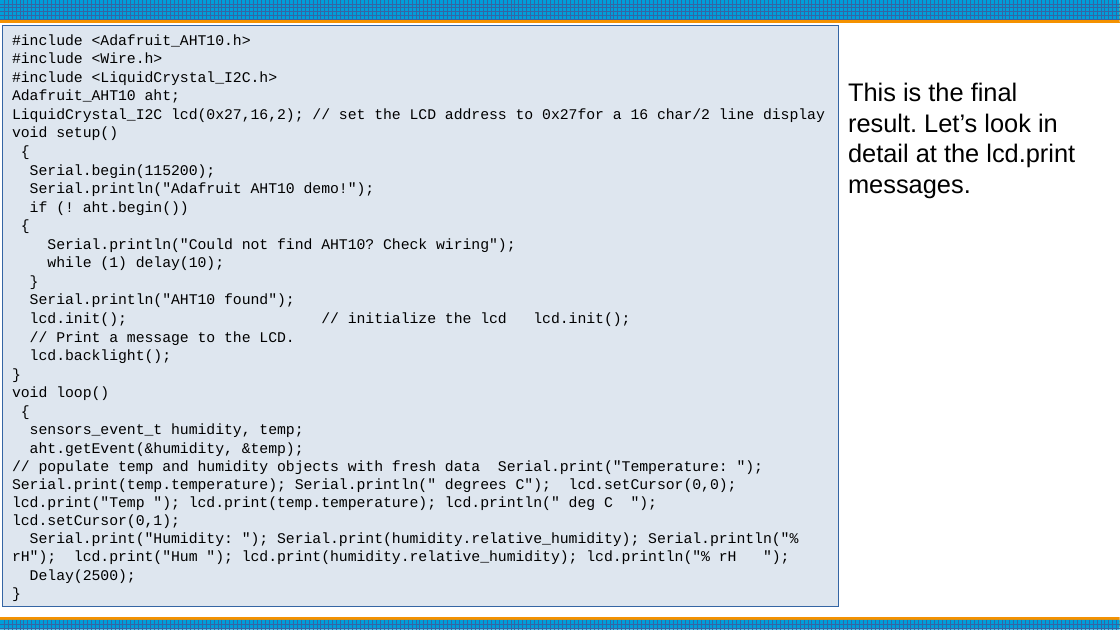
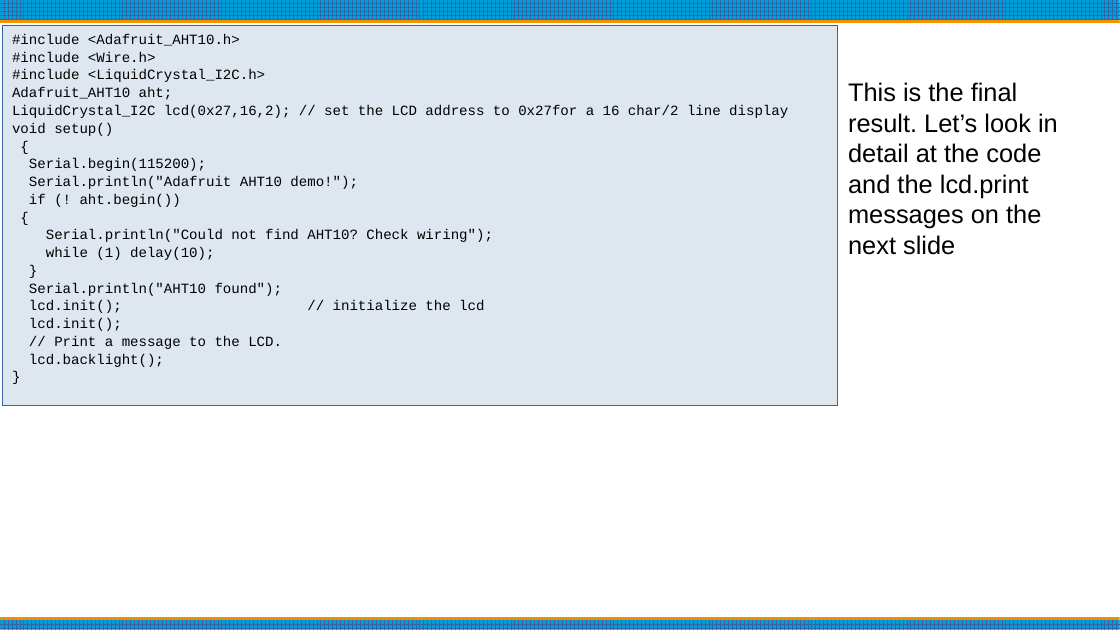
Before and after one commit to bpguy/gps_grid_sq_lcd, a slide deck: slide 20 of Arduino Basics.pptx (slide 17 before the commit). Drawn at 1120x630 pixels with LibreOffice and Linux fonts; fonts in the diff are those of the drawing. Boxes give left, top, right and bottom in pixels: in the first picture for what was removed or moved away, otherwise in the second. Text is boxed around its words. In the diff, an @@ line names an element or a change of style, - is before the commit and + after.

Commit message:
Update Arduino Basics.pptx
fixed typos

```diff
--- a/Arduino Basics.pptx
+++ b/Arduino Basics.pptx
@@ rectangle "#include <Adafruit_AHT10.h>": place and size @@
-rectangle "#include <Adafruit_AHT10.h>" at [2,25,838,607]
+rectangle "#include <Adafruit_AHT10.h>" at [2,25,838,406]
@@ text in rectangle at [12,34,788,367]: size 10.5 to 10 pt @@
@@ text at [848,82,1058,255]: text changed @@
-This is the final result. Let’s look in detail at the lcd.print messages.
+This is the final result. Let’s look in detail at the code and the lcd.print messages on the next slide
@@ text in rectangle at [29,300,484,331]: text changed; size 10.5 to 10 pt @@
-lcd.init(); // initialize the lcd lcd.init();
+lcd.init(); // initialize the lcd
+lcd.init();
@@ text in rectangle at [12,386,798,583]: paragraphs removed @@
-void loop()
-{
-sensors_event_t humidity, temp;
-aht.getEvent(&humidity, &temp);
-// populate temp and humidity objects with fresh data Serial.print("Temperature: "); Serial.print(temp.temperature); Serial.println(" degrees C"); lcd.setCursor(0,0); lcd.print("Temp "); lcd.print(temp.temperature); lcd.println(" deg C "); lcd.setCursor(0,1);
-Serial.print("Humidity: "); Serial.print(humidity.relative_humidity); Serial.println("% rH"); lcd.print("Hum "); lcd.print(humidity.relative_humidity); lcd.println("% rH ");
-Delay(2500);
-}
```
Also in this commit, not shown: 12 other slides changed, 5 slides added, 1 slide removed.
